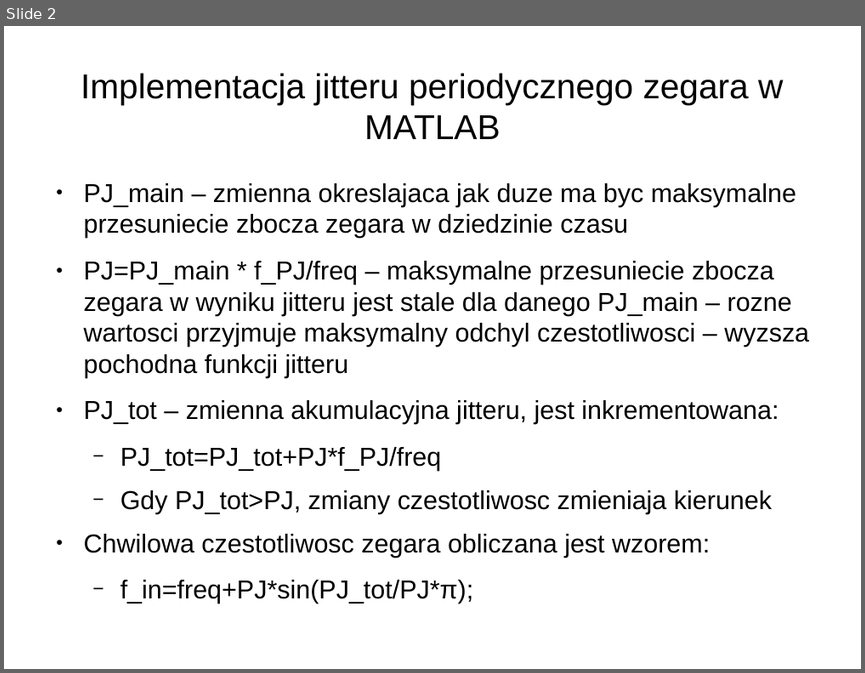
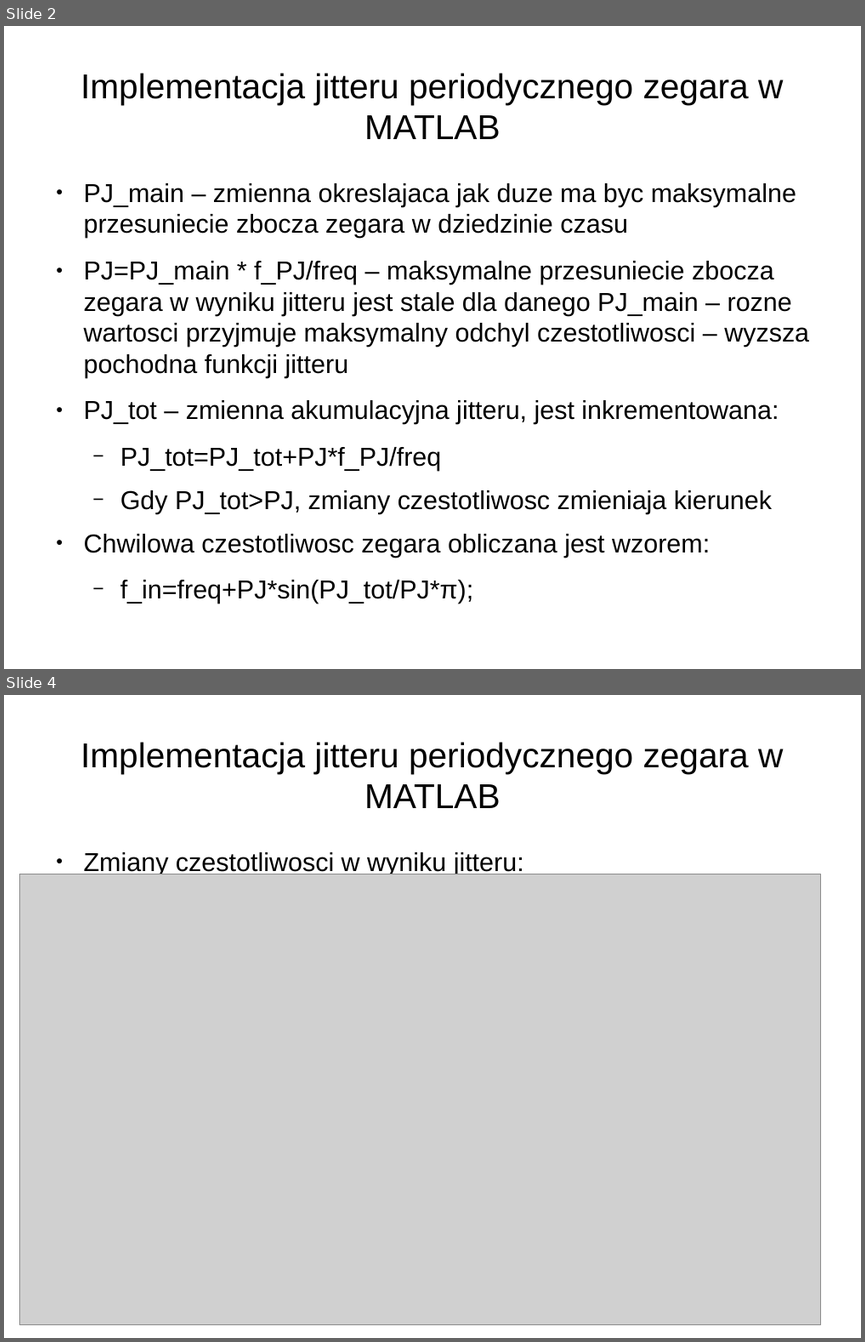
Before and after one commit to joannabp/ProjektSynopsys, a slide deck: Untitled 2.odp. Shown one above the other, each under a label of ours: slide 2 before the commit, slides 2 and 4 after it; the slides between them are not shown. The pictures are 865x673 and 865x1342 pixels, drawn with LibreOffice and Linux fonts; fonts in the diff are those of the drawing; grey boxes stand for pictures. Boxes give left, top, right and bottom in pixels: in the first picture for what was removed or moved away, otherwise in the second. Text is boxed around its words. In the diff, an @@ line names an element or a change of style, - is before the commit and + after.

```diff
--- a/Untitled 2.odp
+++ b/Untitled 2.odp
@@ slide 4 added at <box>4,695,861,1338</box>, background #FFFFFF @@
@@ title added at <box>80,742,783,808</box>, 32 pt, text #000000 @@
+Implementacja jitteru periodycznego zegara w MATLAB
@@ text added at <box>84,852,524,876</box>, 24 pt, text #000000 @@
+● Zmiany czestotliwosci w wyniku jitteru:
@@ picture added at <box>19,873,820,1325</box> @@
```
Also in this commit, not shown: 2 slides changed, 1 other slide added.
